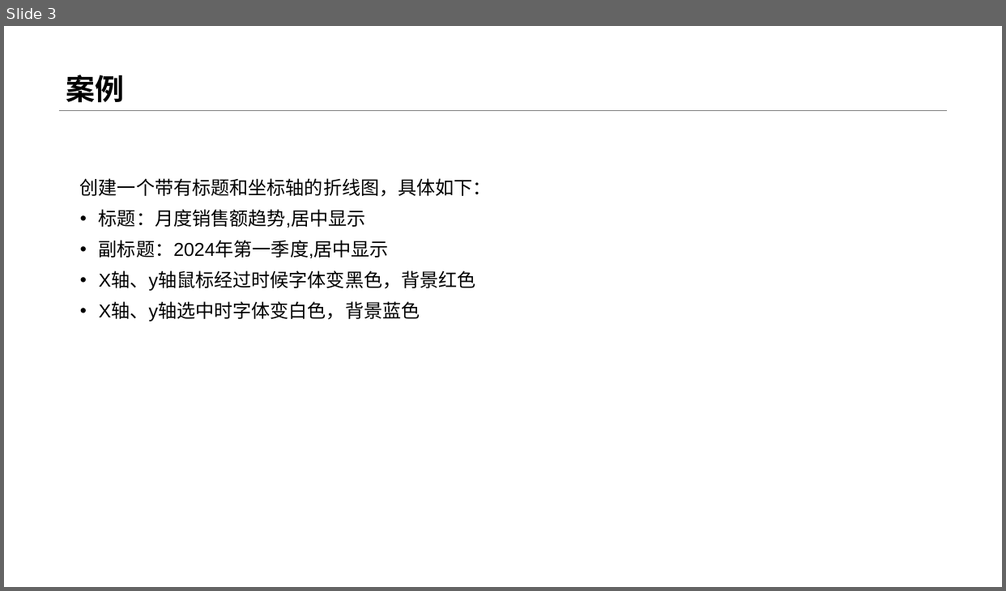
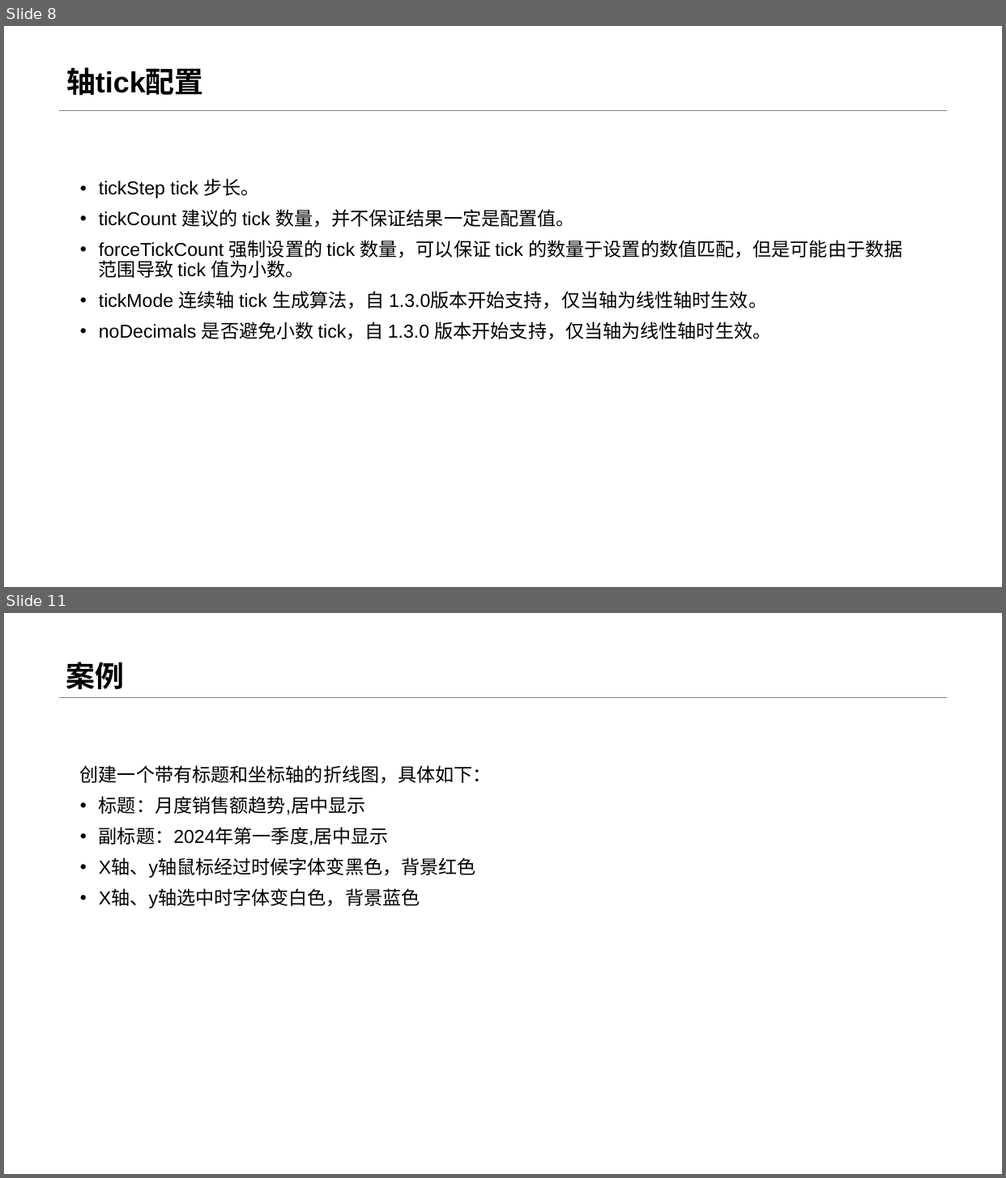
Before and after one commit to menglin1997/vchartCourse, a slide deck: code/Chapter 2 - Detailed Explanation of Chart Concepts/07-Title and coordinate axis control/07-标题和坐标轴配置.pptx. Shown one above the other, each under a label of ours: slide 3 before the commit, slides 8 and 11 after it; the slides between them are not shown. The pictures are 1006x591 and 1006x1178 pixels, drawn with LibreOffice and Linux fonts; fonts in the diff are those of the drawing. Boxes give left, top, right and bottom in pixels: in the first picture for what was removed or moved away, otherwise in the second. Text is boxed around its words. In the diff, an @@ line names an element or a change of style, - is before the commit and + after.

```diff
--- a/code/Chapter 2 - Detailed Explanation of Chart Concepts/07-Title and coordinate axis control/07-标题和坐标轴配置.pptx
+++ b/code/Chapter 2 - Detailed Explanation of Chart Concepts/07-Title and coordinate axis control/07-标题和坐标轴配置.pptx
@@ slide 8 added at [4,26,1002,587], background #FFFFFF; not listed: 1 template element that a slide beside it also shows @@
@@ title added at [66,67,204,96], 28 pt, text #000000, bold @@
+轴tick配置
@@ text added at [99,178,902,340], 18 pt, text #000000 @@
+• tickStep tick 步长。
+• tickCount 建议的 tick 数量，并不保证结果一定是配置值。
+• forceTickCount 强制设置的 tick 数量，可以保证 tick 的数量于设置的数值匹配，但是可能由于数据范围导致 tick 值为小数。
+• tickMode 连续轴 tick 生成算法，自 1.3.0版本开始支持，仅当轴为线性轴时生效。
+• noDecimals 是否避免小数 tick，自 1.3.0 版本开始支持，仅当轴为线性轴时生效。
@@ what was slide 3 is now slide 11 @@
```
Also in this commit, not shown: 1 slide changed, 7 other slides added, 7 other files.
